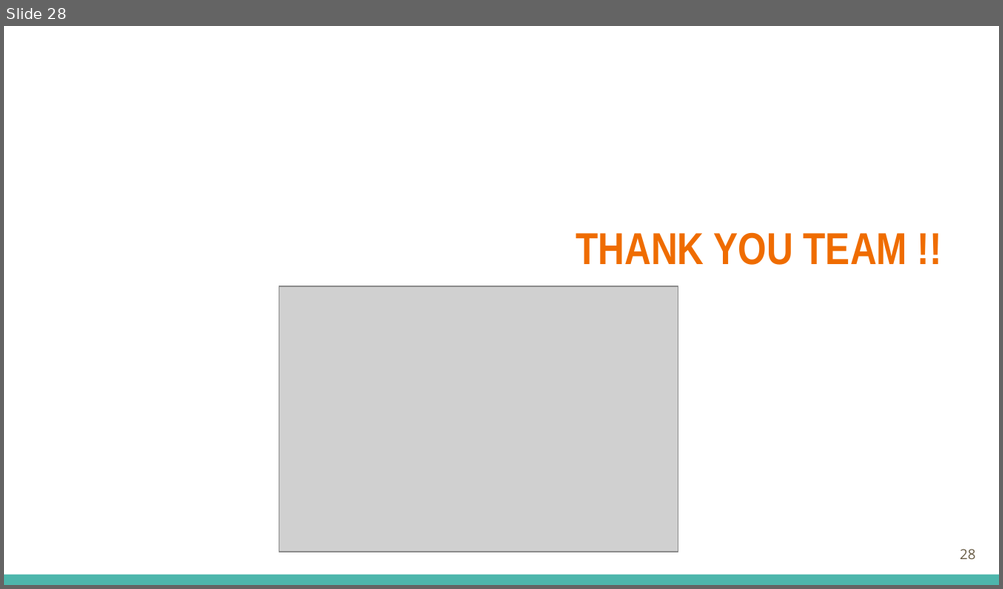
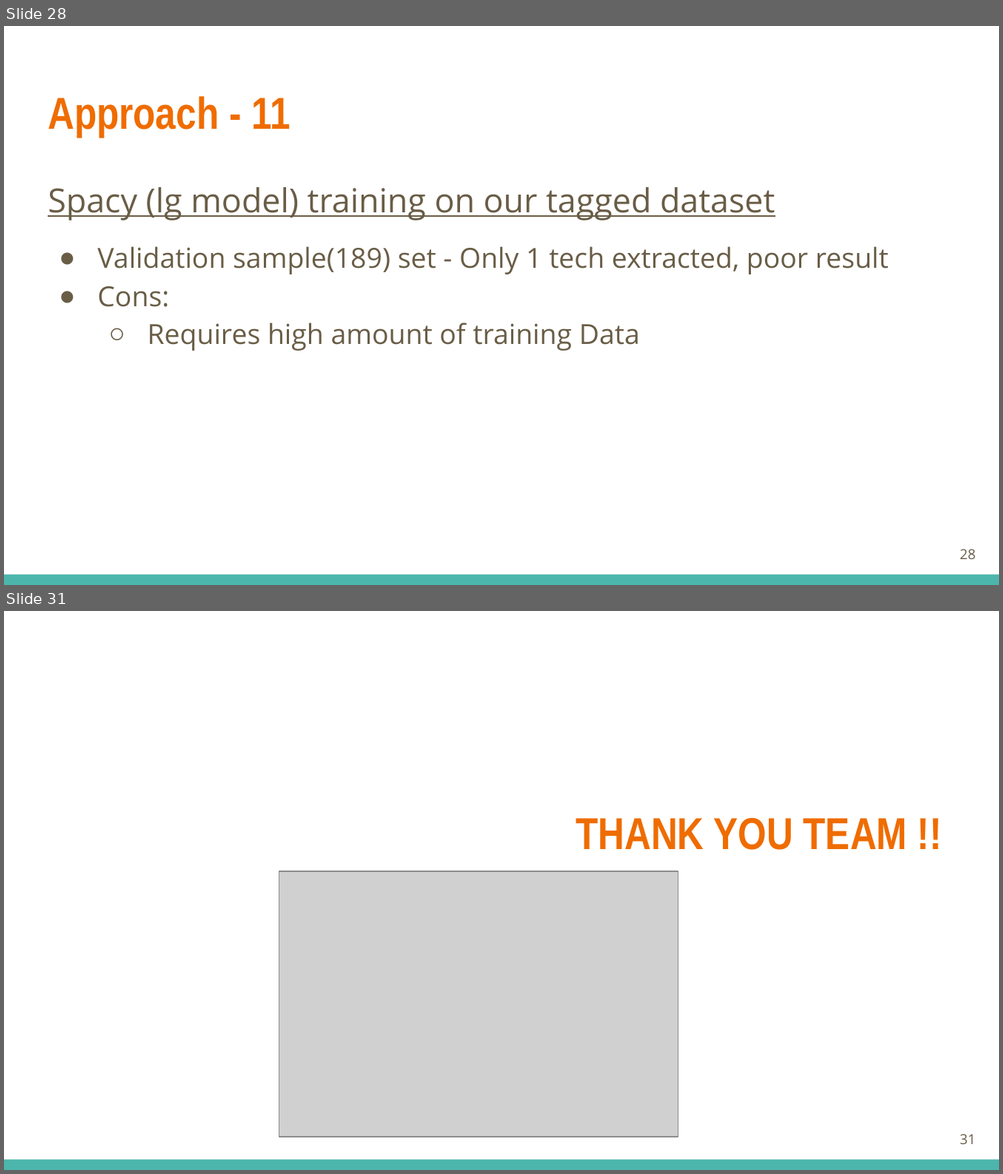
Before and after one commit to mohit-bags/BERT-Notebooks, a slide deck: Presentation_Data_Science.pptx. Shown one above the other, each under a label of ours: slide 28 before the commit, slides 28 and 31 after it; the slides between them are not shown. The pictures are 1003x589 and 1003x1174 pixels, drawn with LibreOffice and Linux fonts; fonts in the diff are those of the drawing; grey boxes stand for pictures. Boxes give left, top, right and bottom in pixels: in the first picture for what was removed or moved away, otherwise in the second. Text is boxed around its words. In the diff, an @@ line names an element or a change of style, - is before the commit and + after.

```diff
--- a/Presentation_Data_Science.pptx
+++ b/Presentation_Data_Science.pptx
@@ slide 28 added at [4,26,999,585], background #FFFFFF; not listed: 1 template element that a slide beside it also shows @@
@@ title added at [48,96,290,137], 32.4 pt, text #EF6C00, bold @@
+Approach - 11
@@ text added at [48,187,888,351], 20 pt, text #695D46 @@
+Spacy (lg model) training on our tagged dataset
+● Validation sample(189) set - Only 1 tech extracted, poor result
+● Cons:
+  ○ Requires high amount of training Data
@@ page number added at [959,549,975,560], 10 pt, text #695D46 @@
+28
@@ what was slide 28 is now slide 31 @@
@@ page number at [959,1134,975,1145]: text changed @@
-28
+31
```
Also in this commit, not shown: 3 slides changed, 2 other slides added, 10 other files.
